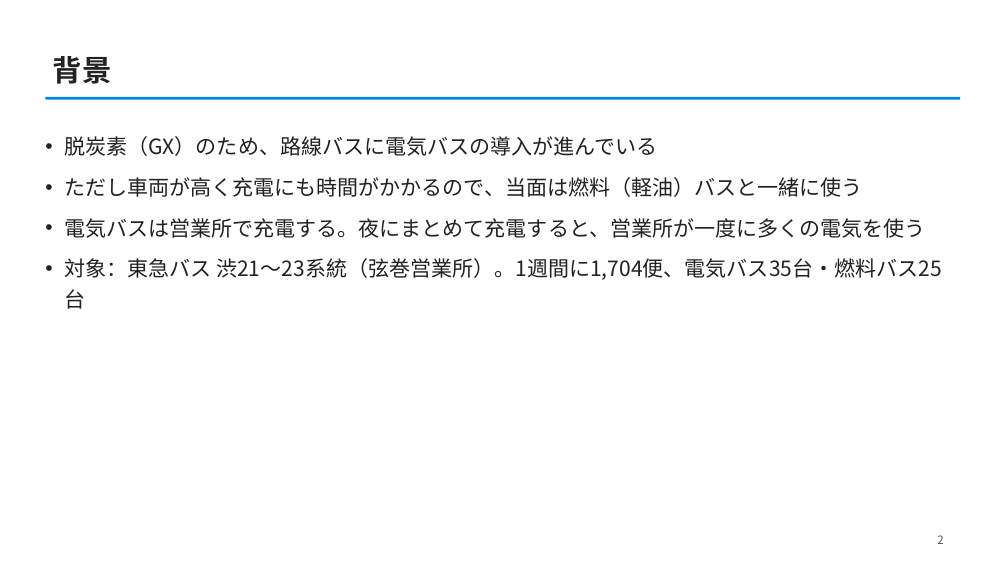
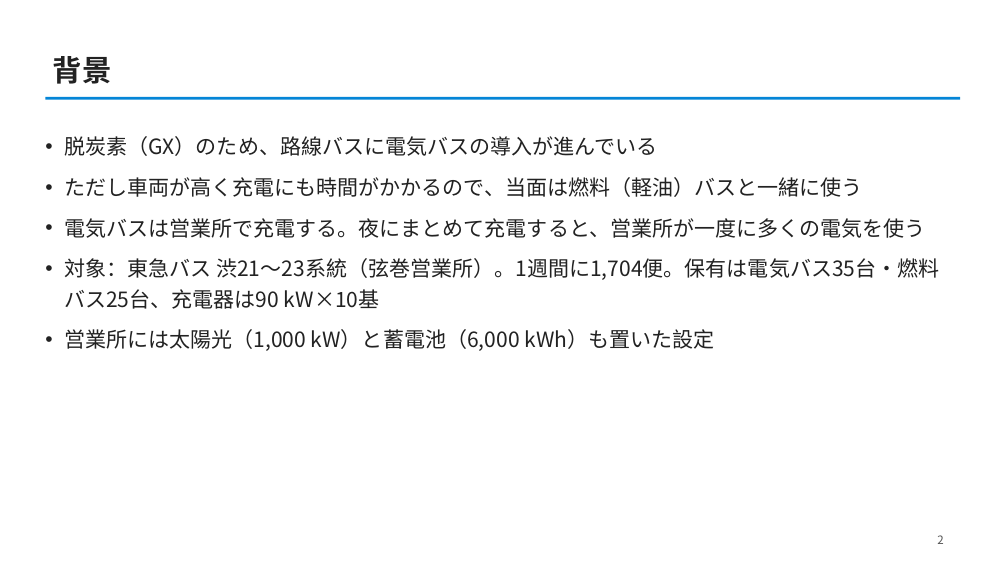
Before and after one commit to CYLIU2003/master-course, a slide deck: slide 2 of outcome/2026-10-22_lab_progress/lab_progress_20261022.pptx. Drawn at 1008x567 pixels with LibreOffice and Linux fonts; fonts in the diff are those of the drawing. Boxes give left, top, right and bottom in pixels: in the first picture for what was removed or moved away, otherwise in the second. Text is boxed around its words. In the diff, an @@ line names an element or a change of style, - is before the commit and + after.

```diff
--- a/outcome/2026-10-22_lab_progress/lab_progress_20261022.pptx
+++ b/outcome/2026-10-22_lab_progress/lab_progress_20261022.pptx
@@ text at <box>64,258,940,351</box>: text changed @@
-• 対象：東急バス 渋21〜23系統（弦巻営業所）。1週間に1,704便、電気バス35台・燃料バス25台
+• 対象：東急バス 渋21〜23系統（弦巻営業所）。1週間に1,704便。保有は電気バス35台・燃料バス25台、充電器は90 kW×10基
+• 営業所には太陽光（1,000 kW）と蓄電池（6,000 kWh）も置いた設定
```
Also in this commit, not shown: 7 other slides changed, 5 other files.
